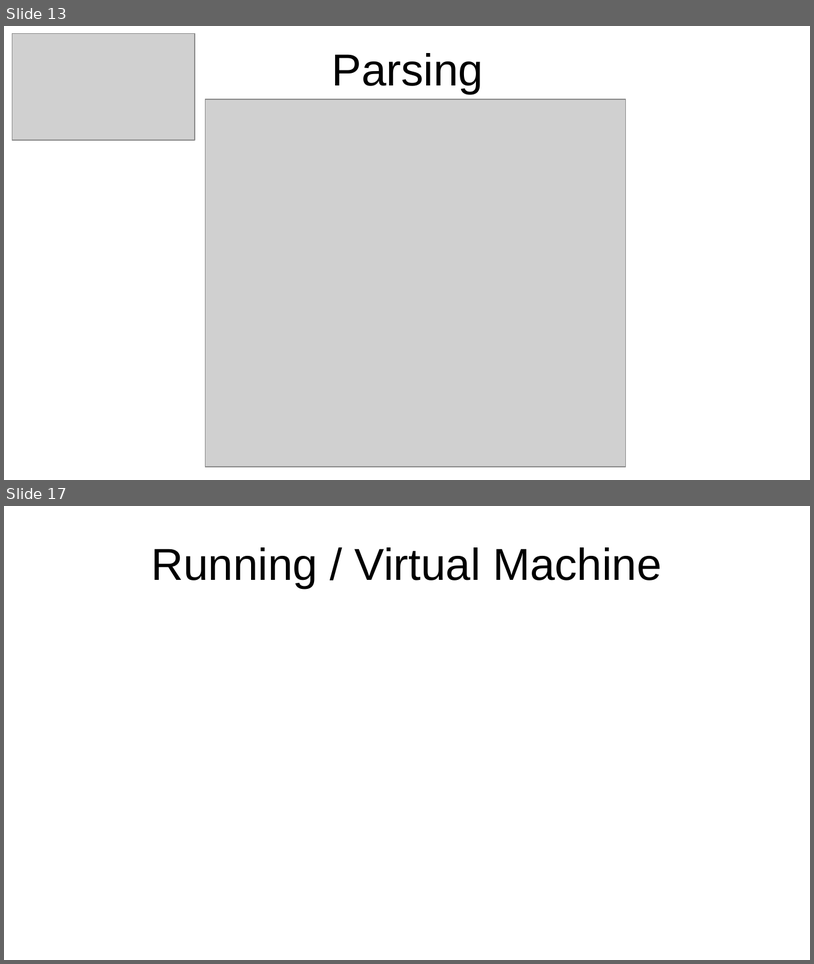
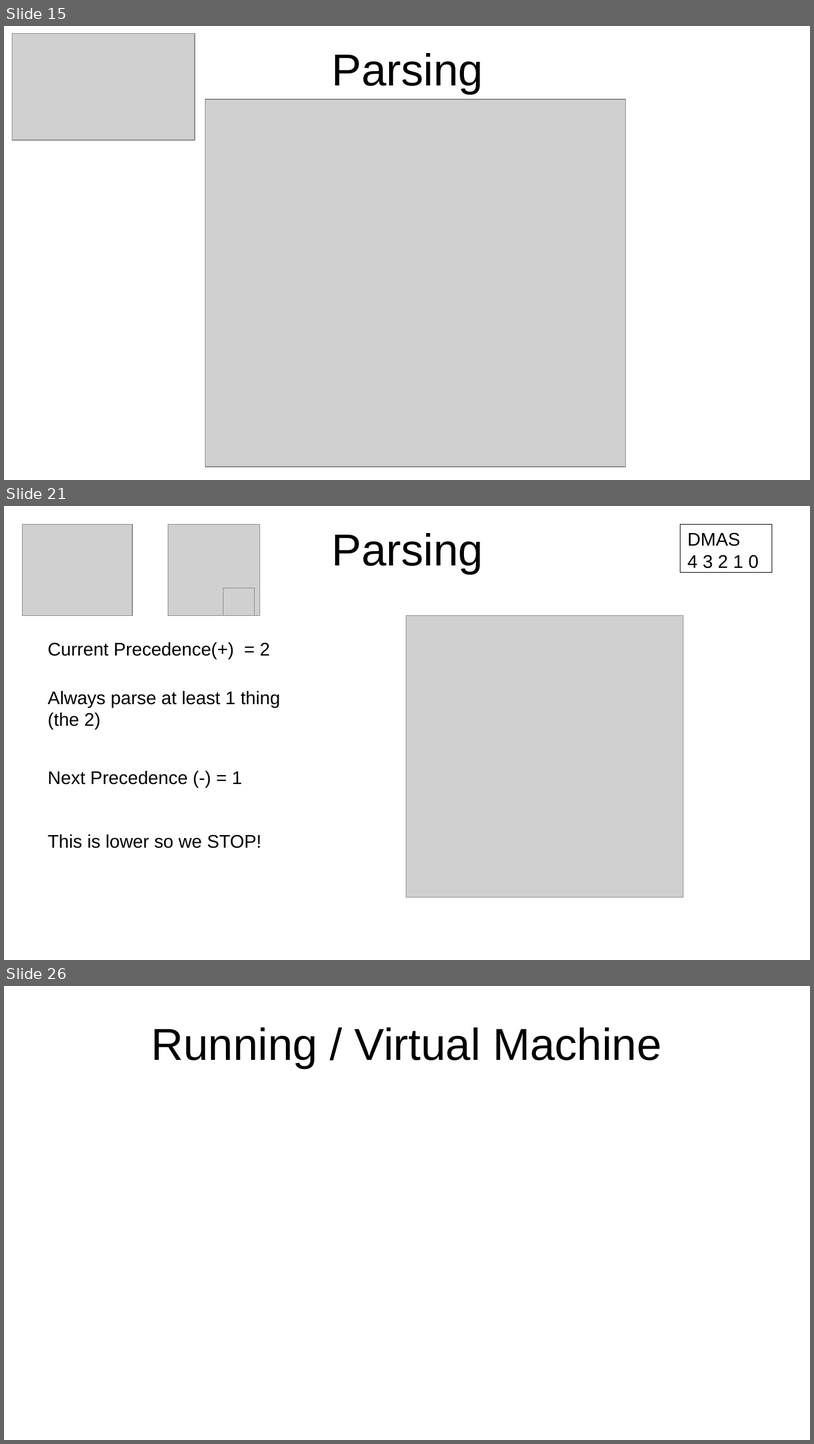
Before and after one commit to grab-a-byte/CalculatorCompiler, a slide deck: slides/Compiler Slides.odp. Shown one above the other, each under a label of ours: slides 13 and 17 before the commit, slides 15, 21 and 26 after it; the slides between them are not shown. The pictures are 814x964 and 814x1444 pixels, drawn with LibreOffice and Linux fonts; fonts in the diff are those of the drawing; grey boxes stand for pictures. Boxes give left, top, right and bottom in pixels: in the first picture for what was removed or moved away, otherwise in the second. Text is boxed around its words. In the diff, an @@ line names an element or a change of style, - is before the commit and + after.

```diff
--- a/slides/Compiler Slides.odp
+++ b/slides/Compiler Slides.odp
@@ slide 21 added at box(4, 506, 810, 960), background #FFFFFF @@
@@ picture added at box(22, 524, 133, 616) @@
@@ picture added at box(168, 524, 260, 616) @@
@@ title added at box(332, 533, 483, 574), 44 pt, text #000000 @@
+Parsing
@@ rectangle added at box(681, 524, 773, 573), outline #000000 0 pt, 18 pt, text #000000 @@
+DMAS
+4 3 2 1 0
@@ picture added at box(224, 588, 255, 616) @@
@@ picture added at box(407, 616, 684, 897) @@
@@ text added at box(48, 642, 270, 659), 18 pt, text #000000 @@
+Current Precedence(+) = 2
@@ text added at box(48, 691, 281, 729), 18 pt, text #000000 @@
+Always parse at least 1 thing (the 2)
@@ text added at box(48, 771, 242, 784), 18 pt, text #000000 @@
+Next Precedence (-) = 1
@@ text added at box(48, 834, 262, 848), 18 pt, text #000000 @@
+This is lower so we STOP!
@@ what was slide 13 is now slide 15 @@
@@ what was slide 17 is now slide 26 @@
```
Also in this commit, not shown: 2 slides changed, 11 other slides added, 2 slides removed, 2 other files.
